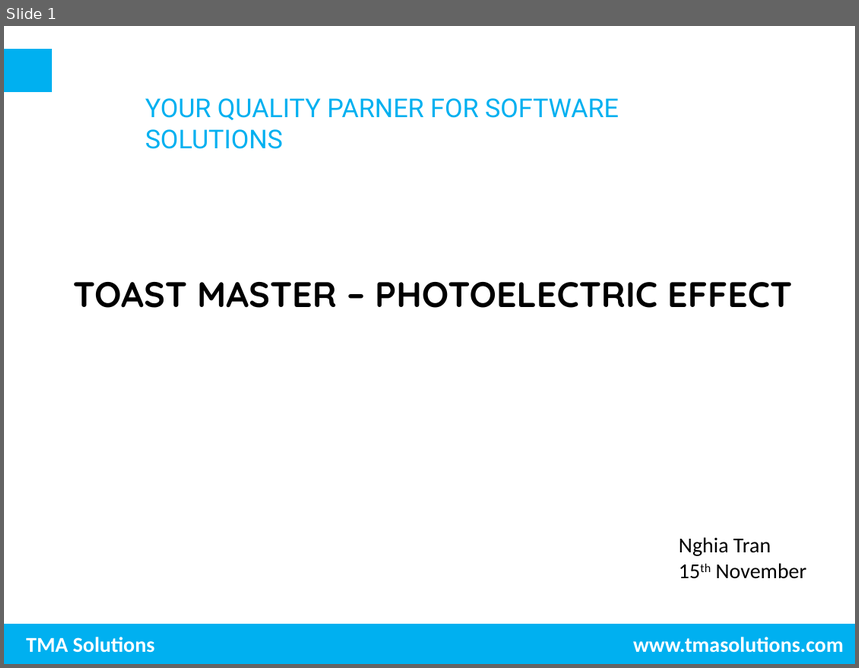
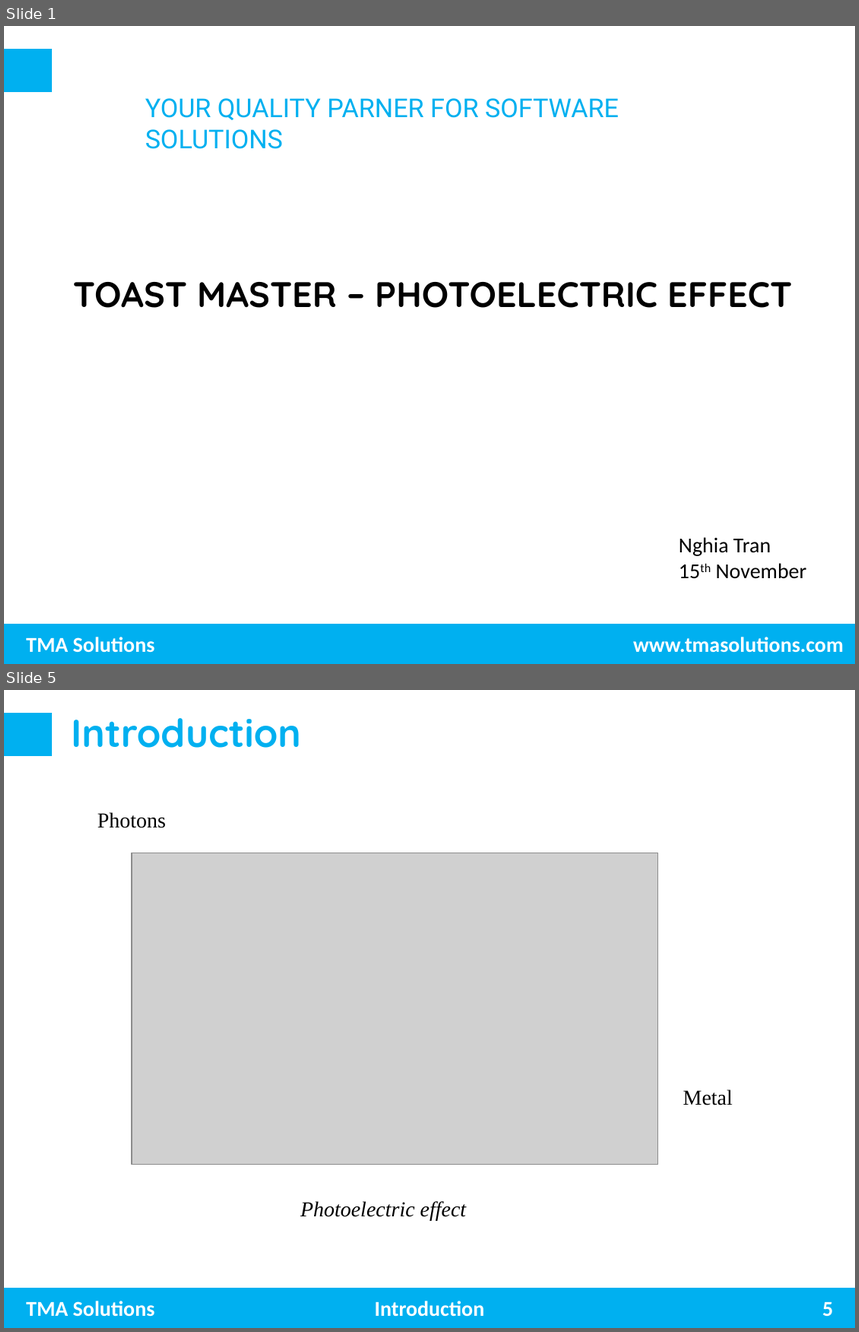
Before and after one commit to trungnghia2009/MachineLearning, a slide deck: Photoelectric effect.pptx. Shown one above the other, each under a label of ours: slide 1 before the commit, slides 1 and 5 after it; the slides between them are not shown. The pictures are 859x668 and 859x1332 pixels, drawn with LibreOffice and Linux fonts; fonts in the diff are those of the drawing; grey boxes stand for pictures; background and template pictures are left out. Boxes give left, top, right and bottom in pixels: in the first picture for what was removed or moved away, otherwise in the second. Text is boxed around its words. In the diff, an @@ line names an element or a change of style, - is before the commit and + after.

```diff
--- a/Photoelectric effect.pptx
+++ b/Photoelectric effect.pptx
@@ slide 5 added at (4, 690, 855, 1328), background #FFFFFF; not listed: 3 template elements that a slide beside it also shows @@
@@ title added at (71, 718, 301, 748), 33 pt, text #00B0F0, bold @@
+Introduction
@@ text added at (97, 812, 166, 828), 18 pt, text #000000 @@
+Photons
@@ picture added at (132, 853, 658, 1165) @@
@@ text added at (683, 1090, 733, 1106), 18 pt, text #000000 @@
+Metal
@@ text added at (300, 1201, 467, 1220), 18 pt, text #000000, italic @@
+Photoelectric effect
@@ text added at (375, 1301, 485, 1317), 18 pt, text #FFFFFF, bold @@
+Introduction
@@ page number added at (823, 1303, 833, 1316), 18 pt, text #FFFFFF, bold @@
+5
```
Also in this commit, not shown: 4 slides changed, 8 other slides added, 25 slides removed.
